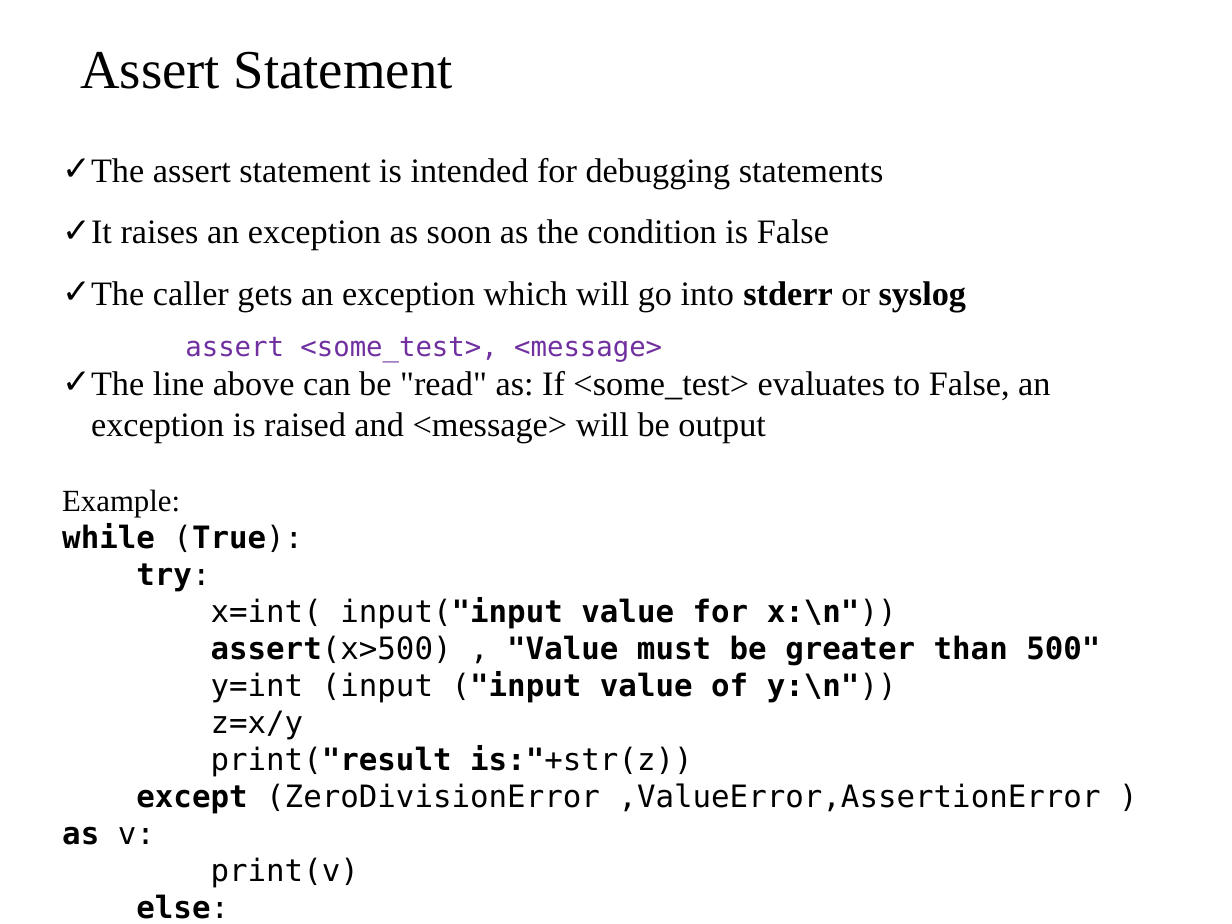
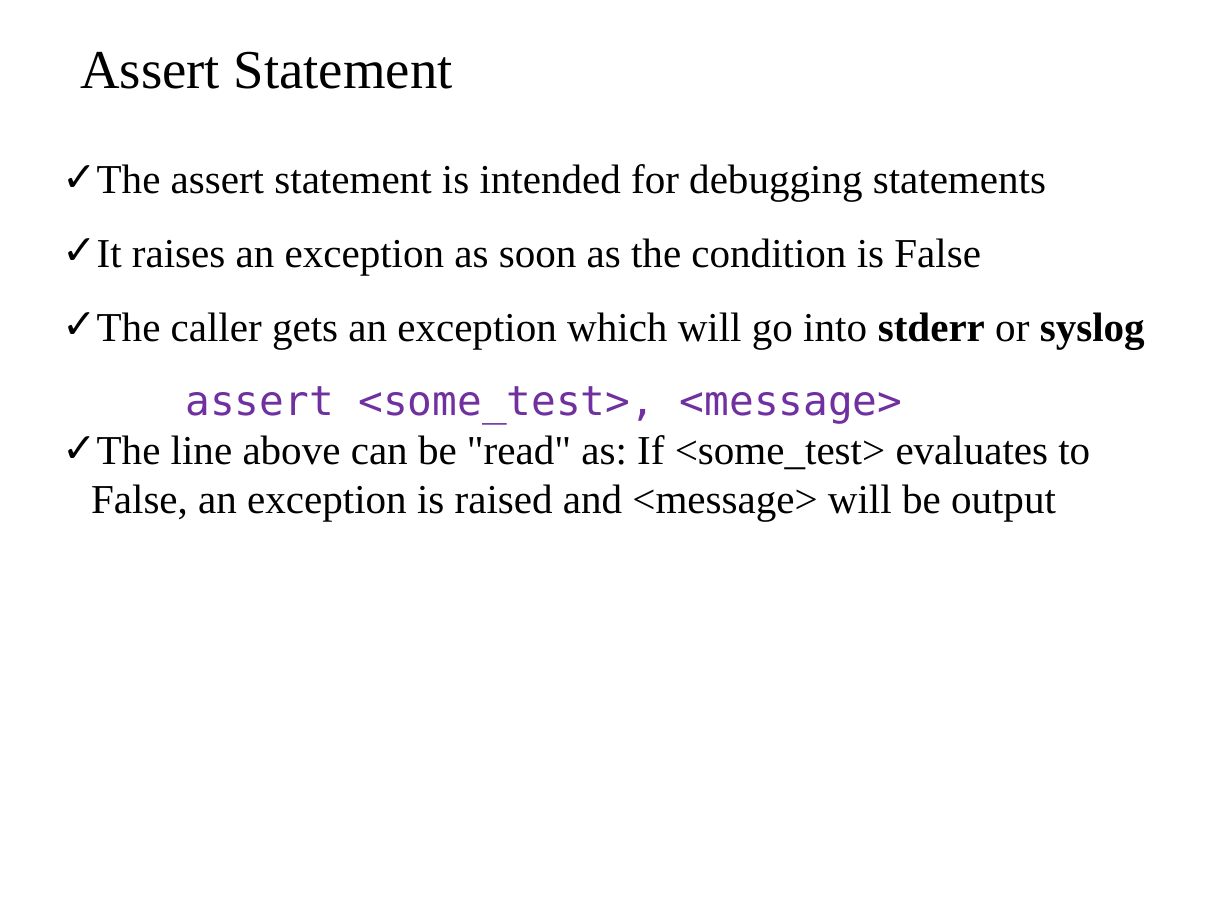
Before and after one commit to sumitandsumit/pro_python, a slide deck: slide 10 of PPTs/STT Exceptions.pptx (slide 11 before the commit). Drawn at 1232x924 pixels with LibreOffice and Linux fonts; fonts in the diff are those of the drawing; background and template pictures are left out. Boxes give left, top, right and bottom in pixels: in the first picture for what was removed or moved away, otherwise in the second. Text is boxed around its words. In the diff, an @@ line names an element or a change of style, - is before the commit and + after.

Commit message:
feat: update exceptions PPT

```diff
--- a/PPTs/STT Exceptions.pptx
+++ b/PPTs/STT Exceptions.pptx
@@ text "The assert statement is intended ..." at [91,164,1145,521]: size 20 to 24 pt; size 16 to 24 pt in "assert <some_test>, <message>" @@
@@ text at [62,489,1100,919]: paragraphs removed @@
-Example:
-while (True):
-try:
-x=int( input("input value for x:\n"))
-assert(x>500) , "Value must be greater than 500"
-y=int (input ("input value of y:\n"))
-z=x/y
-print("result is:"+str(z))
-except (ZeroDivisionError ,ValueError,AssertionError ) as v:
-print(v)
-else:
-break
```
Also in this commit, not shown: 3 other slides changed, 1 slide added, 1 slide removed.
